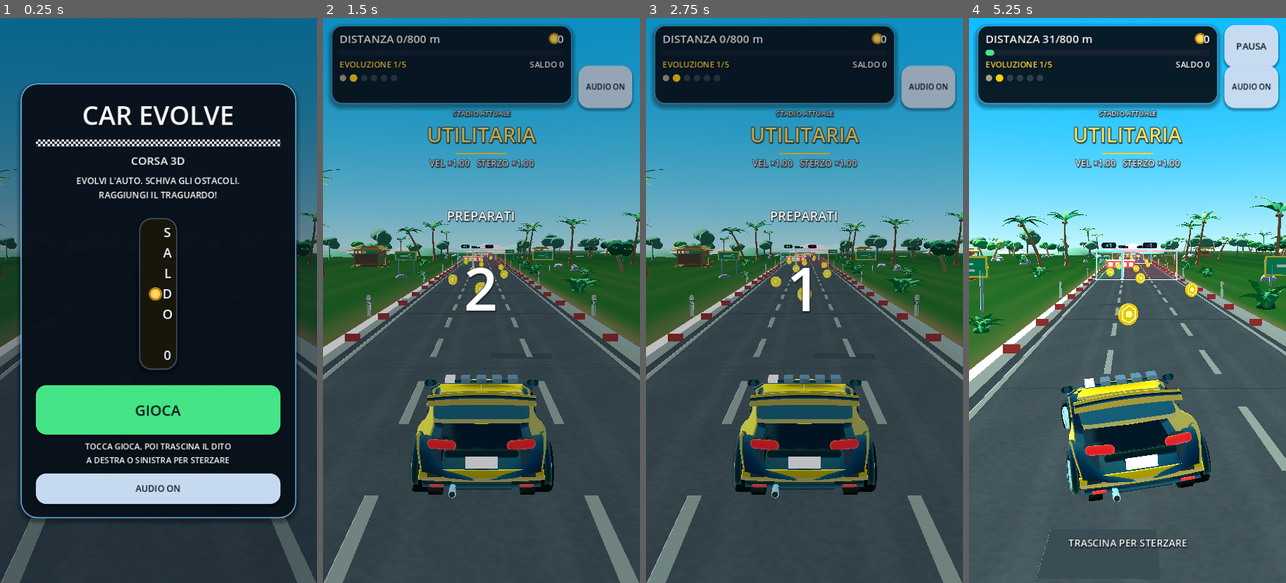
Above: before the commit, frames 1-4 (left to right).
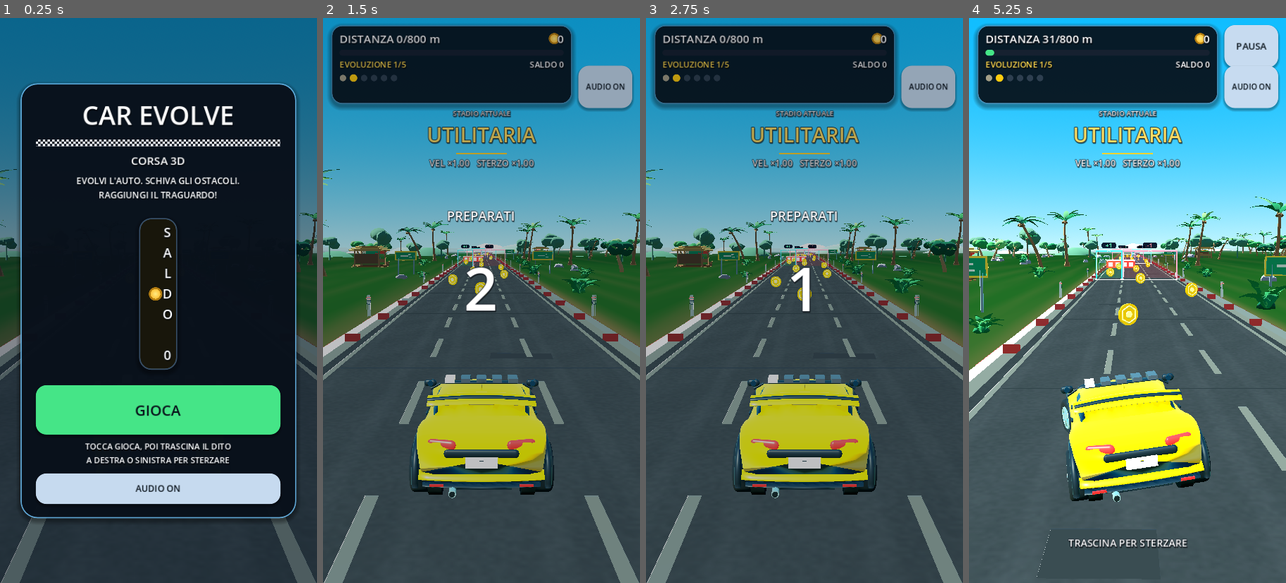
Above: after the commit, the same moments.

Repository: wraixxfn-create/GiocoMobile
Game: Godot game, scene res://scenes/Main.tscn
Two runs of this game, one before a commit and one after it. Both use one fixed random seed, a clock stepped at 60 frames per second and the inputs below.
Inputs (mouse positions are in pixels of both pictures, inside the frame that each line leads up to):
- Up to frame 1 (0.25 s): no input
- Up to frame 2 (1.5 s): click "GIOCA" at 0.5 s; click "AUDIO ON" at 1.25 s
- Up to frame 3 (2.75 s): tap Enter at 2 s; move the mouse to (874, 272) at 2.02 s; hold Right (ui_right) from 2.03 s (still down); tap 1 at 2.1 s; click (874, 272) at 2.17 s
- Up to frame 4 (5.25 s): release Right (ui_right) at 2.75 s; drag from (1064, 328) to (1111, 413) at 2.77 s; move the mouse to (1159, 176) at 3.52 s; hold Right (ui_right) 3.53-4.25 s; tap 3 at 3.6 s; drag from (1111, 413) to (1032, 215) at 4.27 s; move the mouse to (1222, 385) at 5.02 s; hold Left (ui_left) from 5.03 s (still down); tap 5 at 5.1 s

The runs differ from the first frame. In frame 2, 6.2% of the frame differs, in the area x 27-73%, y 63-84%; in frame 3, 6.2%; in frame 4, 6.8%, in the area x 29-77%, y 62-86%.

Commit message:
fix(vehicle): CW outward winding on procedural loft/lathe meshes, strict GDScript types, and echelon studio renders
Co-authored-by: arena-agent <297053741+arena-agent@users.noreply.github.com>

Diff:
--- a/scripts/player/CarBodyFactory.gd
+++ b/scripts/player/CarBodyFactory.gd
@@ -198,8 +198,8 @@
 				indices.append_array(PackedInt32Array([a, b, c, a, c, d]))
 			else:
 				indices.append_array(PackedInt32Array([a, c, b, a, d, c]))
-	var normals := _accumulate_normals(verts, indices)
-	return _make_mesh(verts, normals, uvs, indices)
+	var fixed := _ensure_outward_from_center(verts, indices)
+	return _make_mesh(verts, fixed[1], uvs, fixed[0])
 
 
 ## Arco di toro nel piano XY, centrato verso l'alto (+Y), con tappi di
@@ -250,7 +250,13 @@
 				indices.append_array(PackedInt32Array([ci, q, p]))
 			else:
 				indices.append_array(PackedInt32Array([ci, p, q]))
+	# Per il toro verifichiamo la normale rispetto all'asse locale del tubo.
 	var normals := _accumulate_normals(verts, indices)
+	var mid_center := Vector3(0.0, ring_radius, 0.0)
+	var mid_vert := verts[(segments / 2) * tube_segments]
+	if normals[(segments / 2) * tube_segments].dot(mid_vert - mid_center) < 0.0:
+		indices = _flip_triangle_indices(indices)
+		normals = _accumulate_normals(verts, indices)
 	return _make_mesh(verts, normals, uvs, indices)
 
 
@@ -426,8 +432,8 @@
 			var c := (i + 1) * segments + s2
 			var d := (i + 1) * segments + s
 			indices.append_array(PackedInt32Array([a, b, c, a, c, d]))
-	var normals := _accumulate_normals(verts, indices)
-	return _make_mesh(verts, normals, uvs, indices)
+	var fixed := _ensure_outward_from_center(verts, indices)
+	return _make_mesh(verts, fixed[1], uvs, fixed[0])
 
 
 # ----------------------------------------------------------------- Interni ---
@@ -487,7 +493,9 @@
 		var ia := indices[t * 3]
 		var ib := indices[t * 3 + 1]
 		var ic := indices[t * 3 + 2]
-		var face := (verts[ib] - verts[ia]).cross(verts[ic] - verts[ia])
+		# In Godot 4 (Vulkan CW front-face), la normale uscente di (ia, ib, ic) è
+		# (ic - ia) x (ib - ia).
+		var face := (verts[ic] - verts[ia]).cross(verts[ib] - verts[ia])
 		normals[ia] = normals[ia] + face
 		normals[ib] = normals[ib] + face
 		normals[ic] = normals[ic] + face
@@ -495,6 +503,35 @@
 		var n := normals[i]
 		normals[i] = n.normalized() if n.length() > 0.000001 else Vector3.UP
 	return normals
+
+
+static func _flip_triangle_indices(indices: PackedInt32Array) -> PackedInt32Array:
+	var flipped := PackedInt32Array()
+	for t in indices.size() / 3:
+		flipped.append_array([
+			indices[t * 3], indices[t * 3 + 2], indices[t * 3 + 1],
+		])
+	return flipped
+
+
+static func _ensure_outward_from_center(
+	verts: PackedVector3Array, indices: PackedInt32Array
+) -> Array:
+	var normals := _accumulate_normals(verts, indices)
+	var centroid := Vector3.ZERO
+	for v in verts:
+		centroid += v
+	if not verts.is_empty():
+		centroid /= float(verts.size())
+	var dot_sum := 0.0
+	for i in verts.size():
+		var radial := verts[i] - centroid
+		if radial.length_squared() > 0.000001:
+			dot_sum += normals[i].dot(radial.normalized())
+	if dot_sum < 0.0:
+		indices = _flip_triangle_indices(indices)
+		normals = _accumulate_normals(verts, indices)
+	return [indices, normals]
 
 
 static func _make_mesh(
@@ -593,12 +630,15 @@
 			var cap_uvs: Array[Vector2] = data["uvs"]
 			cap_uvs.append(Vector2((z - min_z) / z_span, 0.5))
 		var ci: int = centers[name]
+		var va := grid[station_i * ring_n + j]
+		var vb := grid[station_i * ring_n + j2]
 		var a := _bucket_vertex(data, grid, grid_normals, station_i * ring_n + j, min_z, z_span, ring_n)
 		var b := _bucket_vertex(
 			data, grid, grid_normals, station_i * ring_n + j2, min_z, z_span, ring_n
 		)
 		var cap_indices: Array[int] = data["indices"]
-		if direction < 0.0:
+		var cw_normal := (vb - center).cross(va - center)
+		if cw_normal.z * direction >= 0.0:
+			cap_indices.append_array([ci, a, b])
+		else:
 			cap_indices.append_array([ci, b, a])
-		else:
-			cap_indices.append_array([ci, a, b])
--- a/tests/CarCustomizationTests.gd
+++ b/tests/CarCustomizationTests.gd
@@ -378,7 +378,8 @@
 	if viewport_size.x > 1.0:
 		centered = absf(projected.x - viewport_size.x * 0.5) < viewport_size.x * 0.12
 
-	var obs_extents := runner._obstacle_manager._car_half_extents()
+	var obs_mgr := runner.get("_obstacle_manager") as ObstacleManager
+	var obs_extents: Vector2 = obs_mgr._car_half_extents()
 	runner._check(
 		boosted_speed > base_speed + 1.0,
 		"i modificatori di gameplay dei componenti aggiornano subito la velocità (%.2f -> %.2f m/s)"
@@ -391,6 +392,11 @@
 	runner._check(
 		centered and obs_extents.x > GameConfig.CAR_HALF_WIDTH,
 		"telecamera e ingombro di collisione ostacoli restano coerenti dopo la sostituzione",
+	)
+	runner._check(
+		_mesh_outward_dot(director.get_slot_visual(CarPartSlot.Type.BODY)) > 0.0
+		and _mesh_outward_dot(director.get_slot_visual(CarPartSlot.Type.SPOILER)) > 0.0,
+		"le superfici procedurali della carrozzeria e dei componenti hanno avvolgimento CW esterno",
 	)
 
 
@@ -539,3 +545,32 @@
 		out.append(node)
 	for child in node.get_children():
 		_collect_mesh_instances(child, out)
+
+
+static func _mesh_outward_dot(root_node: Node3D) -> float:
+	if root_node == null:
+		return 0.0
+	var meshes: Array = []
+	_collect_mesh_instances(root_node, meshes)
+	var total := 0.0
+	for item in meshes:
+		var mi := item as MeshInstance3D
+		var arr_mesh := mi.mesh as ArrayMesh if mi != null else null
+		if arr_mesh == null or arr_mesh.get_surface_count() == 0:
+			continue
+		var arrays := arr_mesh.surface_get_arrays(0)
+		var verts: PackedVector3Array = arrays[Mesh.ARRAY_VERTEX]
+		var indices: PackedInt32Array = arrays[Mesh.ARRAY_INDEX]
+		if verts.is_empty() or indices.is_empty():
+			continue
+		var centroid := Vector3.ZERO
+		for v in verts:
+			centroid += v
+		centroid /= float(verts.size())
+		for t in indices.size() / 3:
+			var a := verts[indices[t * 3]]
+			var b := verts[indices[t * 3 + 1]]
+			var c := verts[indices[t * 3 + 2]]
+			var n := (c - a).cross(b - a)
+			total += n.dot(((a + b + c) / 3.0) - centroid)
+	return total
--- a/tools/CaptureLevel.gd
+++ b/tools/CaptureLevel.gd
@@ -124,33 +124,40 @@
 	_main.set_process(false)
 	_car.visible = false
 	hud.visible = false
+	var hidden_track: Array[Node3D] = []
+	for node_name: String in ["CoinManager", "ObstacleManager", "GateManager"]:
+		var n := _main.get_node_or_null(node_name) as Node3D
+		if n != null and n.visible:
+			n.visible = false
+			hidden_track.append(n)
 
 	var base_z := _car.position.z - 22.0
 	var root := Node3D.new()
 	root.name = "ModularLineup"
 	_main.add_child(root)
 
-	# 08: Confronto 3/4 posteriore delle 3 varianti Spoiler sulla medesima scocca
+	# 08: Scaglione 3/4 posteriore delle 3 varianti Spoiler sulla medesima scocca
 	var spoiler_setups := [
-		[-1.90, 3, [&"spoiler_ducktail"]],
-		[0.0, 3, [&"spoiler_gt_wing"]],
-		[1.90, 3, [&"spoiler_biplane_swan"]],
+		[-1.30, 3.3, 3, [&"spoiler_ducktail"]],
+		[0.0, 0.0, 3, [&"spoiler_gt_wing"]],
+		[1.30, -3.3, 3, [&"spoiler_biplane_swan"]],
 	]
 	await _render_lineup(
 		root,
 		base_z,
 		spoiler_setups,
-		0.40,
-		Vector3(0.0, 2.35, -5.8),
-		Vector3(0.0, 0.72, 0.0),
-		44.0,
+		0.52,
+		Vector3(-0.35, 3.05, 8.6),
+		Vector3(0.0, 0.62, -0.3),
+		45.0,
 		"08_modular_spoilers_study",
 	)
 
-	# 09: Confronto 3/4 anteriore di Ruote, Paraurti, Motore ed Aerodinamica
+	# 09: Scaglione 3/4 anteriore di Ruote, Paraurti, Motore ed Aerodinamica
 	var custom_setups := [
 		[
-			-1.95,
+			-1.32,
+			3.4,
 			2,
 			[
 				&"wheels_classic_5spoke",
@@ -160,6 +167,7 @@
 			],
 		],
 		[
+			0.0,
 			0.0,
 			3,
 			[
@@ -170,7 +178,8 @@
 			],
 		],
 		[
-			1.95,
+			1.32,
+			-3.4,
 			3,
 			[
 				&"wheels_racing_turbofan",
@@ -184,37 +193,40 @@
 		root,
 		base_z,
 		custom_setups,
-		-2.42,
-		Vector3(0.0, 2.25, 6.0),
-		Vector3(0.0, 0.60, 0.0),
+		-2.46,
+		Vector3(0.35, 2.95, 8.8),
+		Vector3(0.0, 0.56, -0.3),
 		45.0,
 		"09_modular_wheels_bumpers_study",
 	)
 
-	# 10: Progressione fisica completa dei 6 stadi evolutivi (0..5)
+	# 10: Progressione fisica completa dei 6 stadi evolutivi (0..5) su 3 righe × 2 corsie
 	_clear_children(root)
 	_populate_row(
 		root,
-		Vector3(0.0, 0.0, base_z + 1.8),
-		[[-2.05, 0, []], [0.0, 1, []], [2.05, 2, []]],
-		-2.55,
-	)
-	_populate_row(
-		root,
-		Vector3(0.0, 0.0, base_z - 3.6),
-		[[-2.05, 3, []], [0.0, 4, []], [2.05, 5, []]],
-		-2.55,
+		Vector3(0.0, 0.0, base_z),
+		[
+			[-1.28, 3.8, 0, []],
+			[1.28, 3.8, 1, []],
+			[-1.28, 0.0, 2, []],
+			[1.28, 0.0, 3, []],
+			[-1.28, -3.8, 4, []],
+			[1.28, -3.8, 5, []],
+		],
+		-2.52,
 	)
 	_camera.fov = 46.0
 	_camera.look_at_from_position(
-		Vector3(0.0, 4.45, base_z + 9.4),
-		Vector3(0.0, 0.70, base_z - 1.1),
+		Vector3(0.0, 4.85, base_z + 10.6),
+		Vector3(0.0, 0.65, base_z - 0.6),
 		Vector3.UP,
 	)
 	await _flush_and_save("10_evolution_stages_lineup")
 
 	_clear_children(root)
 	root.queue_free()
+	for n in hidden_track:
+		n.visible = true
 	_car.visible = true
 	_main.set_process(true)
 
@@ -244,12 +256,12 @@
 	for entry in setups:
 		var item: Array = entry
 		var vis := MainCarVisual.new()
-		vis.level = int(item[1])
-		vis.position = origin + Vector3(float(item[0]), 0.0, 0.0)
+		vis.level = int(item[2])
+		vis.position = origin + Vector3(float(item[0]), 0.0, float(item[1]))
 		vis.rotation.y = yaw
 		root.add_child(vis)
 		vis.rebuild()
-		var part_ids: Array = item[2]
+		var part_ids: Array = item[3]
 		for pid in part_ids:
 			vis.equip_part_by_id(pid as StringName)
 
